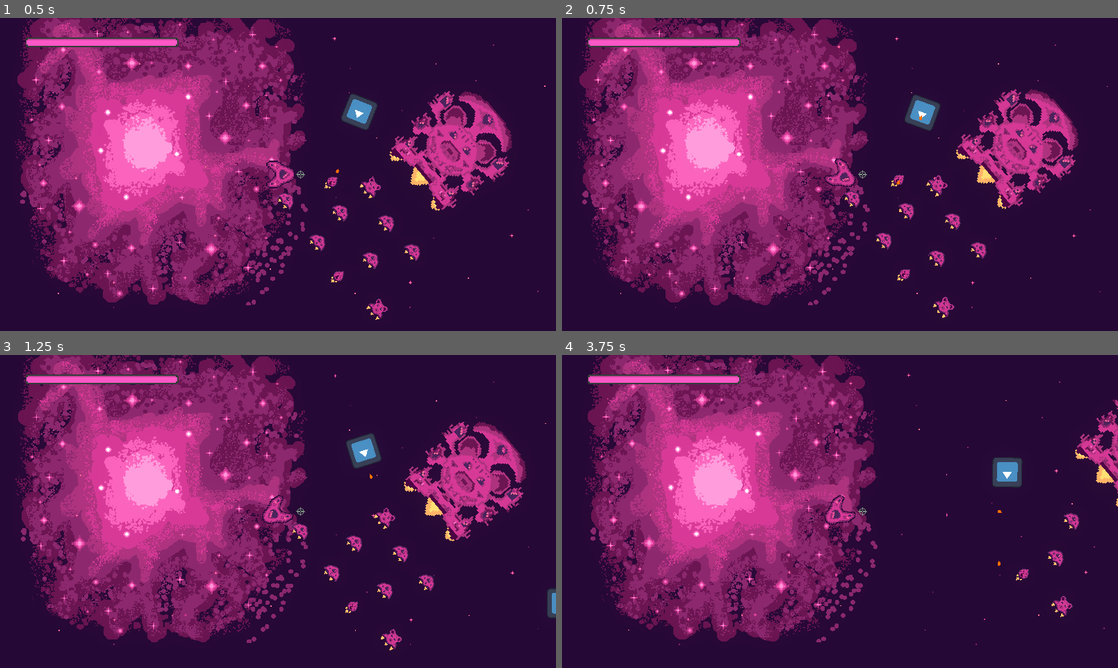
Above: before the commit, frames 1-4 (two rows, left to right).
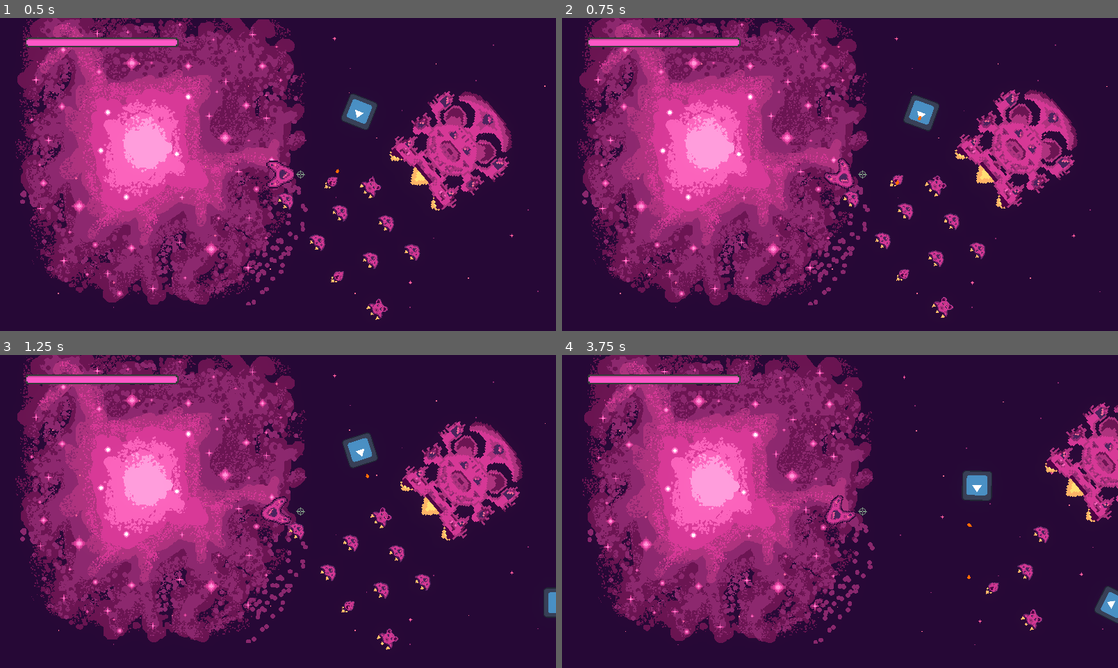
Above: after the commit, the same moments.

Repository: bear-minimum-studio/space-bear
Game: Godot game, scene res://Game.tscn
Same seed, same stepped clock (60 frames per second), same inputs: the game is played once before the commit and once after it. The engine's default icon, where the game draws it, is replaced by a stand-in: a white triangle on a blue panel in a dark square.
Inputs:
- Up to frame 1 (0.5 s): no input
- Up to frame 2 (0.75 s): hold Right (turn_right) from 0.53 s (still down); tap Down (decelerate) at 0.6 s
- Up to frame 3 (1.25 s): keep holding Right (turn_right)
- Up to frame 4 (3.75 s): release Right (turn_right) at 1.28 s; hold Left (turn_left) 1.28-2.03 s; tap Space (fire) at 1.35 s; hold Right (turn_right) 2.03-2.78 s; hold G (grappling_hook) 2.03-2.78 s; hold Up (accelerate) 2.78-3.53 s; tap F (turret_fire) at 2.85 s; hold Left (turn_left) from 3.53 s (still down); tap Down (decelerate) at 3.6 s

Frame 1 is identical in both runs. In frame 2, 3.7% of the frame differs, in the area x 2-98%, y 0-96%; in frame 3, 8.7%; in frame 4, 21%, in the area x 3-100%, y 0-93%.

Commit message:
feat: remove friction for player (and everyone else)

Diff:
--- a/player/Player.gd
+++ b/player/Player.gd
@@ -3,15 +3,14 @@
 signal shoot
 signal shoot_grappling_hook
 
-@export_range(0.0,500.0,5.0,"or_greater") var max_speed = 400.0
+@export_range(0.0,500.0,5.0,"or_greater") var max_speed = 150.0
 @export_range(0.0,3.0,0.05,"or_greater") var time_to_max_speed = 1.0
-@export_range(0.0,4.0,0.1,"or_greater") var max_rotation_per_second = 0.7
-@export_range(0.0,2.0,0.01,"or_greater") var time_to_max_rotation_speed = 0.07
+@export_range(0.0,4.0,0.1,"or_greater") var rotation_per_second = 0.7
 
 @export_range(1,100) var max_health : int = 10
 @export_range(0.5,50.0) var bullets_per_second = 5.0
 
-@onready var max_rotation_speed = 2 * PI * max_rotation_per_second
+@onready var rotation_speed = 2 * PI * rotation_per_second
 @onready var health = max_health
 @onready var shooting_speed = 1.0 / bullets_per_second
 const HOOK_COOLDOWN = 1.0
@@ -19,17 +18,9 @@
 var _reloading = false
 var _reloading_hook = false
 
-var thrust_friction_ratio :
-	get: return mass / time_to_max_speed
+var thrust_intensity :
+	get: return mass * max_speed / time_to_max_speed
 
-var thrust_intensity :
-	get: return max_speed * thrust_friction_ratio
-
-var torque_friction_ratio :
-	get: return inertia / time_to_max_rotation_speed
-
-var torque_intensity :
-	get: return max_rotation_speed * torque_friction_ratio
 
 @onready var flammes = $Flammes
 @onready var sfx = $SFX
@@ -61,15 +52,17 @@
 	turret.rotation = -self.rotation
 
 func _integrate_forces(state):
+	print(linear_velocity.length())
 	_thrust(state)
-	_torque(state)
+	_torque()
 	_custom_set_rotation()
 
 func _thrust(state):
-	var thrust_friction = - thrust_friction_ratio * linear_velocity
-	state.apply_central_force(thrust_friction)
 	var intensity = Input.get_axis("decelerate", "accelerate")
 	var thrust = intensity * thrust_intensity * Vector2.from_angle(rotation)
+	if linear_velocity.length() >= max_speed:
+		# maintain max speed but change direction
+		thrust = thrust - (linear_velocity.normalized() * thrust.length())
 	state.apply_central_force(thrust)
 	if intensity:
 		flammes.visible = true
@@ -78,12 +71,9 @@
 		flammes.visible = false
 		sfx.stop()
 
-func _torque(state):
+func _torque():
 	var intensity = Input.get_axis("turn_left", "turn_right")
-	var torque = intensity * torque_intensity
-	state.apply_torque(torque)
-	var torque_friction = - torque_friction_ratio * angular_velocity
-	state.apply_torque(torque_friction)
+	angular_velocity = rotation_speed * intensity
 
 func _physics_process(_delta):
 	if (Input.is_action_pressed("fire")):
--- a/player/Player.tscn
+++ b/player/Player.tscn
@@ -28,7 +28,6 @@
 [node name="Player" type="RigidBody2D"]
 collision_mask = 0
 mass = 50.0
-inertia = 15000.0
 script = ExtResource("1_rsmvc")
 
 [node name="Flammes" type="Sprite2D" parent="."]
--- a/project.godot
+++ b/project.godot
@@ -92,6 +92,7 @@
 [physics]
 
 2d/default_gravity=0.0
+2d/default_linear_damp=0.0
 
 [rendering]
 
